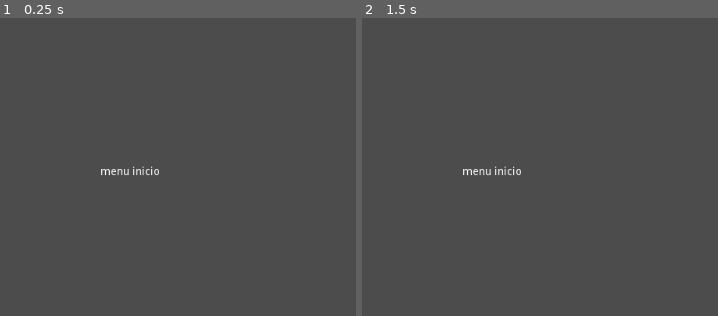
Above: before the commit, frames 1-2 (left to right).
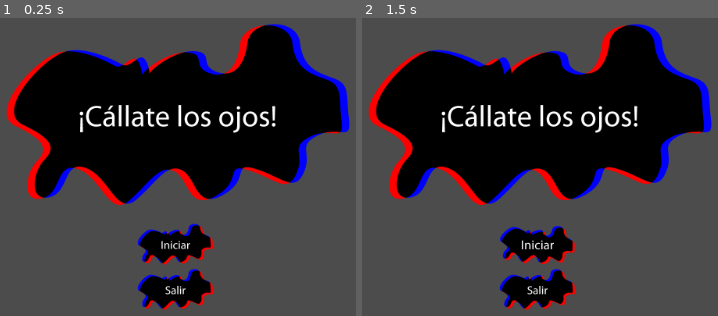
Above: after the commit, the same moments.

Repository: medioinestable/callate_los_ojos
Game: Godot game, scene res://Escenas/EscenaMenu.tscn
Two runs of this game, one before a commit and one after it. Both use one fixed random seed, a clock stepped at 60 frames per second and the inputs below. Before the commit the project starts from res://Escenas/EscenaPrincipal.tscn.
Inputs (mouse positions are in pixels of both pictures, inside the frame that each line leads up to):
- Up to frame 1 (0.25 s): no input
- Up to frame 2 (1.5 s): click (536, 244) at 0.52 s; click (536, 244) at 1.27 s

The runs differ from the first frame. In frame 1, 42% of the frame differs, in the area x 1-99%, y 2-98%; in frame 2, 42%.

Commit message:
Agrego menu principal

Diff:
--- a/src/Escenas/EscenaPrincipal.tscn
+++ b/src/Escenas/EscenaMenu.tscn
@@ -2,6 +2,6 @@
 
 [ext_resource path="res://Escenas/MenuInicio.tscn" type="PackedScene" id=1]
 
-[node name="EscenaPrincipal" type="Node2D"]
+[node name="EscenaMenu" type="Node2D"]
 
 [node name="MenuInicio" parent="." instance=ExtResource( 1 )]
--- a/src/Escenas/MenuInicio.tscn
+++ b/src/Escenas/MenuInicio.tscn
@@ -1,4 +1,11 @@
-[gd_scene format=2]
+[gd_scene load_steps=7 format=2]
+
+[ext_resource path="res://Assets/UI/boton_iniciar_ui.png" type="Texture" id=1]
+[ext_resource path="res://Assets/UI/titulo_imagen_ui.png" type="Texture" id=2]
+[ext_resource path="res://Assets/UI/boton_iniciar_hover_ui.png" type="Texture" id=3]
+[ext_resource path="res://Assets/UI/boton_salir_ui.png" type="Texture" id=4]
+[ext_resource path="res://Assets/UI/boton_salir_hover_ui.png" type="Texture" id=5]
+[ext_resource path="res://Scripts/MenuInicio.gd" type="Script" id=6]
 
 [node name="MenuInicio" type="Control"]
 anchor_right = 1.0
@@ -7,19 +14,55 @@
 margin_top = 2.0
 margin_right = 1.0
 margin_bottom = 2.0
+script = ExtResource( 6 )
 __meta__ = {
 "_edit_use_anchors_": false
 }
 
-[node name="TextureRect" type="TextureRect" parent="."]
-margin_left = 281.0
-margin_top = 115.0
-margin_right = 681.0
-margin_bottom = 261.0
+[node name="titulo_ui" type="TextureRect" parent="."]
+margin_left = 245.8
+margin_top = 84.2236
+margin_right = 1325.8
+margin_bottom = 753.224
+rect_scale = Vector2( 0.5, 0.5 )
+texture = ExtResource( 2 )
+stretch_mode = 5
+__meta__ = {
+"_edit_use_anchors_": false
+}
 
-[node name="RichTextLabel" type="RichTextLabel" parent="."]
-margin_left = 413.0
-margin_top = 318.0
-margin_right = 626.0
-margin_bottom = 458.0
-text = "menu inicio"
+[node name="menu_ui" type="VBoxContainer" parent="."]
+margin_left = 459.0
+margin_top = 388.0
+margin_right = 659.0
+margin_bottom = 616.0
+rect_scale = Vector2( 0.5, 0.5 )
+__meta__ = {
+"_edit_use_anchors_": false
+}
+
+[node name="boton_iniciar_ui" type="TextureButton" parent="menu_ui"]
+margin_right = 200.0
+margin_bottom = 112.0
+focus_neighbour_top = NodePath("../boton_salir_ui")
+focus_neighbour_bottom = NodePath("../boton_salir_ui")
+texture_normal = ExtResource( 1 )
+texture_hover = ExtResource( 3 )
+stretch_mode = 4
+__meta__ = {
+"_edit_use_anchors_": false
+}
+
+[node name="boton_salir_ui" type="TextureButton" parent="menu_ui"]
+margin_top = 116.0
+margin_right = 200.0
+margin_bottom = 228.0
+focus_neighbour_top = NodePath("../boton_iniciar_ui")
+focus_neighbour_bottom = NodePath("../boton_iniciar_ui")
+texture_normal = ExtResource( 4 )
+texture_hover = ExtResource( 5 )
+__meta__ = {
+"_edit_use_anchors_": false
+}
+[connection signal="pressed" from="menu_ui/boton_iniciar_ui" to="." method="_on_boton_iniciar_ui_pressed"]
+[connection signal="pressed" from="menu_ui/boton_salir_ui" to="." method="_on_boton_salir_ui_pressed"]
--- /dev/null
+++ b/src/Scripts/MenuInicio.gd
@@ -0,0 +1,22 @@
+extends Control
+
+
+# Declare member variables here. Examples:
+# var a = 2
+var state_menu = -1
+onready var menu_ui = $menu_ui
+onready var boton_iniciar = $menu_ui/boton_iniciar_ui
+onready var boton_salir = $menu_ui/boton_salir_ui
+
+
+# Called when the node enters the scene tree for the first time.
+func _ready():
+	boton_iniciar.grab_focus()
+
+
+func _on_boton_iniciar_ui_pressed():
+	print("inicia")
+
+
+func _on_boton_salir_ui_pressed():
+	print("sale")
--- a/src/project.godot
+++ b/src/project.godot
@@ -16,7 +16,7 @@
 [application]
 
 config/name="callate_los_ojos"
-run/main_scene="res://Escenas/EscenaPrincipal.tscn"
+run/main_scene="res://Escenas/EscenaMenu.tscn"
 config/icon="res://icon.png"
 
 [rendering]
Binary file added: src/Assets/UI/boton_iniciar_hover_ui.png
Not shown, added: src/Assets/UI/boton_iniciar_hover_ui.png.import
Binary file added: src/Assets/UI/boton_iniciar_ui.png
Not shown, added: src/Assets/UI/boton_iniciar_ui.png.import
Binary file added: src/Assets/UI/boton_salir_hover_ui.png
Not shown, added: src/Assets/UI/boton_salir_hover_ui.png.import
Binary file added: src/Assets/UI/boton_salir_ui.png
Not shown, added: src/Assets/UI/boton_salir_ui.png.import
Binary file added: src/Assets/UI/titulo_imagen_ui.png
Not shown, added: src/Assets/UI/titulo_imagen_ui.png.import
